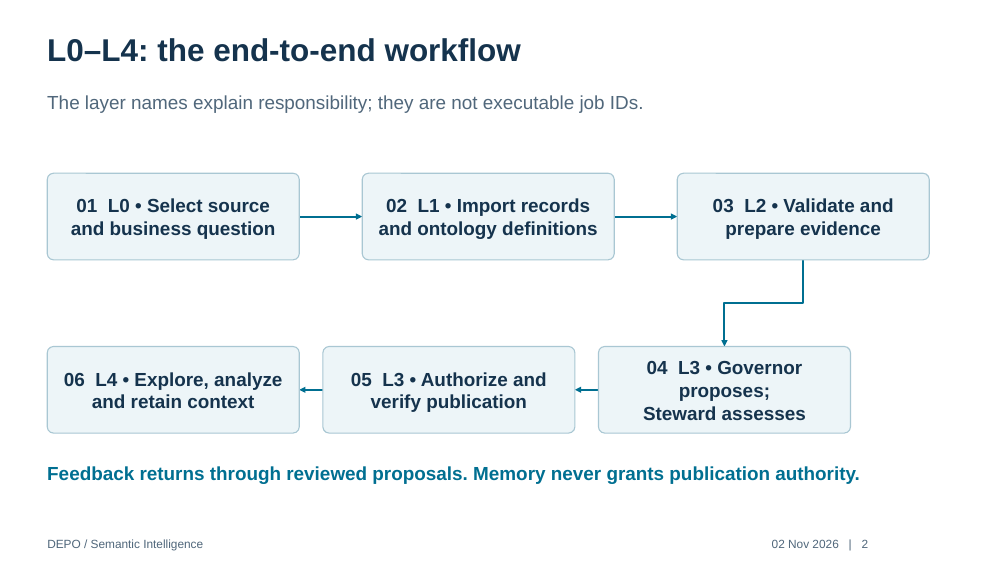
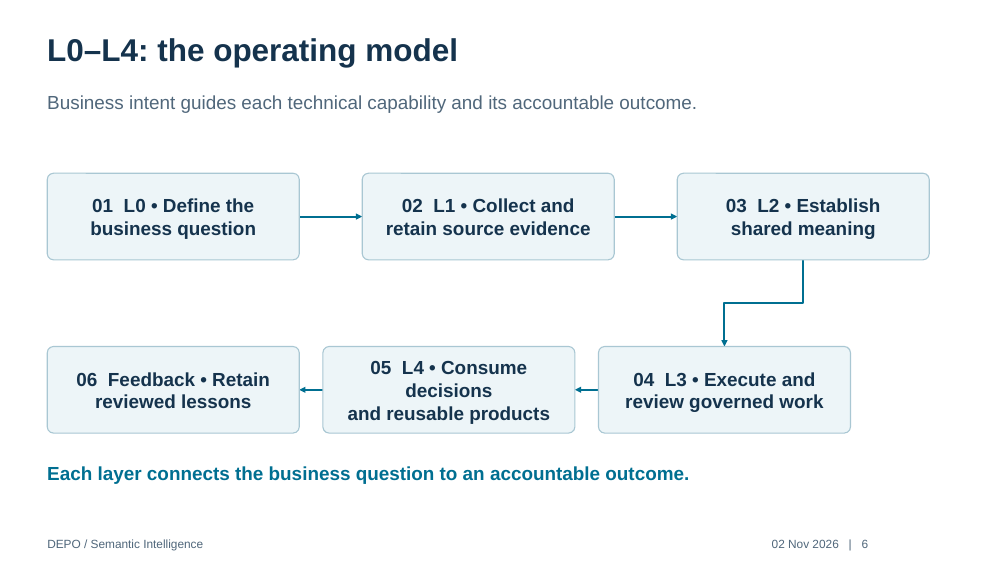
Before and after one commit to dparitosh/PMem, a slide deck: slide 6 of deliverables/DEPO-Workflow-Audited.pptx (slide 2 before the commit). Drawn at 1008x567 pixels with LibreOffice and Linux fonts; fonts in the diff are those of the drawing. Boxes give left, top, right and bottom in pixels: in the first picture for what was removed or moved away, otherwise in the second. Text is boxed around its words. In the diff, an @@ line names an element or a change of style, - is before the commit and + after.

Commit message:
Refocus workflow presentation for business and CXO audiences

```diff
--- a/deliverables/DEPO-Workflow-Audited.pptx
+++ b/deliverables/DEPO-Workflow-Audited.pptx
@@ text at [47,38,458,67]: text changed @@
-L0–L4: the end-to-end workflow
+L0–L4: the operating model
@@ text at [47,95,697,113]: text changed @@
-The layer names explain responsibility; they are not executable job IDs.
+Business intent guides each technical capability and its accountable outcome.
@@ text in rounded rectangle at [90,198,256,239]: text changed @@
-01 L0 • Select source
-and business question
+01 L0 • Define the
+business question
@@ text in rounded rectangle at [386,198,591,235]: text changed @@
-02 L1 • Import records
-and ontology definitions
+02 L1 • Collect and
+retain source evidence
@@ text in rounded rectangle at [726,198,881,239]: text changed @@
-03 L2 • Validate and
-prepare evidence
+03 L2 • Establish
+shared meaning
@@ text in rounded rectangle at [76,372,270,408]: text changed @@
-06 L4 • Explore, analyze
-and retain context
+06 Feedback • Retain
+reviewed lessons
@@ text in rounded rectangle at [348,361,550,424]: text changed @@
-05 L3 • Authorize and
-verify publication
+05 L4 • Consume decisions
+and reusable products
@@ text in rounded rectangle at [625,372,823,412]: text changed @@
-04 L3 • Governor proposes;
-Steward assesses
+04 L3 • Execute and
+review governed work
@@ text at [47,466,689,484]: text changed @@
-Feedback returns through reviewed proposals. Memory never grants publication authority.
+Each layer connects the business question to an accountable outcome.
@@ text at [772,539,869,548]: text changed @@
-02 Nov 2026 | 2
+02 Nov 2026 | 6
```
Also in this commit, not shown: 11 other slides changed, 8 slides added, 8 slides removed, 4 other files.
